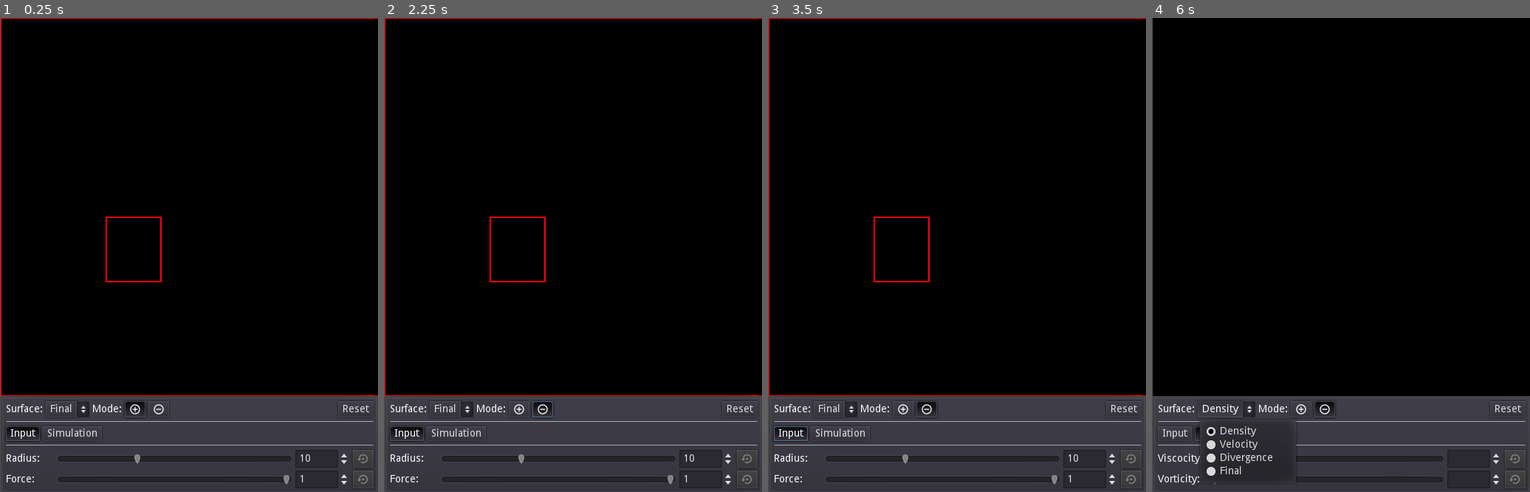
Above: before the commit, frames 1-4 (left to right).
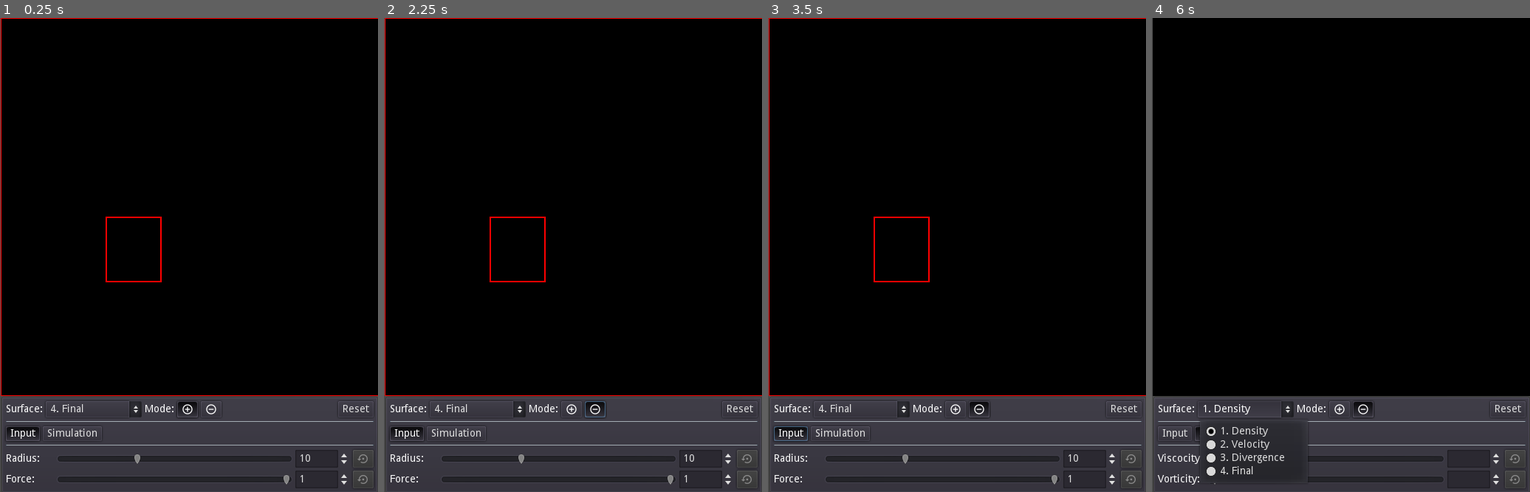
Above: after the commit, the same moments.

Repository: Chaosus/godot-fluid-dynamics
Game: Godot game, scene res://Test.tscn
The game is run twice, just before and just after one commit, with the same random seed, the same clock (stepped at 60 frames per second) and the same inputs.
Inputs (mouse positions are in pixels of both pictures, inside the frame that each line leads up to; where the layout moved, square brackets give the same spot in the first picture):
- Up to frame 1 (0.25 s): no input
- Up to frame 2 (2.25 s): click "Final" (after the commit: "4. Final") at 0.5 s; click (573, 411) [520, 411] at 1.25 s; click (595, 411) [542, 411] at 2 s
- Up to frame 3 (3.5 s): click "Input" at 2.75 s
- Up to frame 4 (6 s): click "Simulation" at 3.5 s; click "Reset" at 4.25 s; move the mouse to (1424, 231) at 5.02 s; hold E (switch_surface_forward) 5.03-5.75 s; tap C (clear) at 5.1 s; click (1424, 231) at 5.17 s; click "Density" (after the commit: "1. Density") at 5.75 s

The runs differ from the first frame. In frame 1, 0.5% of the frame differs, in the area x 13-58%, y 80-85%; in frame 2, 0.6%; in frame 3, 0.6%; in frame 4, 1.1%, in the area x 13-59%, y 80-97%.

Commit message:
Some enchantements...

Diff:
--- a/Modes.gd
+++ b/Modes.gd
@@ -1,8 +1,8 @@
 extends OptionButton
 
 func _ready() -> void:
-	add_item("Density")
-	add_item("Velocity")
-	add_item("Divergence")
-	add_item("Final")
+	add_item("1. Density")
+	add_item("2. Velocity")
+	add_item("3. Divergence")
+	add_item("4. Final")
 	select(3)
--- a/SimSlider.tscn
+++ b/SimSlider.tscn
@@ -1,7 +1,9 @@
 [gd_scene load_steps=3 format=2]
 
 [ext_resource path="res://scripts/SimSlider.gd" type="Script" id=1]
-[ext_resource path="res://resources/reset.png" type="Texture" id=2]
+[ext_resource path="res://ui/reset.png" type="Texture" id=2]
+
+
 
 [node name="SimSlider" type="HBoxContainer"]
 anchor_right = 1.0
--- a/Simulator.tscn
+++ b/Simulator.tscn
@@ -12,7 +12,7 @@
 [ext_resource path="res://shaders/divergence.shader" type="Shader" id=10]
 [ext_resource path="res://shaders/linsolve.shader" type="Shader" id=11]
 [ext_resource path="res://scripts/Final.gd" type="Script" id=12]
-[ext_resource path="res://firegrad.tres" type="Gradient" id=13]
+[ext_resource path="res://resources/firegrad.tres" type="Gradient" id=13]
 
 [sub_resource type="ImageTexture" id=1]
 flags = 3
--- a/Test.gd
+++ b/Test.gd
@@ -18,39 +18,32 @@
 const MAX_TAB = 2
 const MAX_SURF = 4
 
-var mode = 1
+var mode = 0
 
 func _ready() -> void:
 	sim.grab_focus()
+
+func set_surface(idx : int) -> void:
+	curr_surf = idx
+	mode_button.select(idx)
+	sim.change_mode(idx)
 
 func _process(_delta : float) -> void:
 	if Input.is_action_just_pressed("ui_cancel"):
 		get_tree().quit()
 
 	if Input.is_action_just_pressed("switch_surface_backward"):
-		curr_surf = wrapi(curr_surf - 1, 0, MAX_SURF)
-		mode_button.select(curr_surf)
-		sim.change_mode(curr_surf)
+		set_surface(wrapi(curr_surf - 1, 0, MAX_SURF))
 	if Input.is_action_just_pressed("switch_surface_forward"):
-		curr_surf = wrapi(curr_surf + 1, 0, MAX_SURF)
-		mode_button.select(curr_surf)
-		sim.change_mode(curr_surf)
-	if Input.is_action_just_pressed("mode_density"):
-		curr_surf = 0
-		mode_button.select(0)
-		sim.change_mode(0)
-	if Input.is_action_just_pressed("mode_velocity"):
-		curr_surf = 1
-		mode_button.select(1)
-		sim.change_mode(1)
-	if Input.is_action_just_pressed("mode_divergence"):
-		curr_surf = 2
-		mode_button.select(2)
-		sim.change_mode(2)
-	if Input.is_action_just_pressed("mode_final"):
-		curr_surf = 3
-		mode_button.select(3)
-		sim.change_mode(3)
+		set_surface(wrapi(curr_surf + 1, 0, MAX_SURF))
+	if Input.is_action_just_pressed("surf_density"):
+		set_surface(0)
+	if Input.is_action_just_pressed("surf_velocity"):
+		set_surface(1)
+	if Input.is_action_just_pressed("surf_divergence"):
+		set_surface(2)
+	if Input.is_action_just_pressed("surf_final"):
+		set_surface(3)
 
 	if Input.is_action_just_pressed("clear"):
 		sim.clear()
--- a/Test.tscn
+++ b/Test.tscn
@@ -3,13 +3,13 @@
 [ext_resource path="res://Test.gd" type="Script" id=1]
 [ext_resource path="res://Simulator.tscn" type="PackedScene" id=2]
 [ext_resource path="res://Modes.gd" type="Script" id=3]
-[ext_resource path="res://resources/add.png" type="Texture" id=4]
-[ext_resource path="res://resources/sub.png" type="Texture" id=5]
+[ext_resource path="res://ui/add.png" type="Texture" id=4]
+[ext_resource path="res://ui/sub.png" type="Texture" id=5]
 [ext_resource path="res://SimSlider.tscn" type="PackedScene" id=6]
 
+[sub_resource type="ButtonGroup" id=1]
+
 [sub_resource type="ButtonGroup" id=2]
-
-[sub_resource type="ButtonGroup" id=1]
 
 [node name="Test" type="Control"]
 margin_right = 526.0
@@ -31,6 +31,7 @@
 
 [node name="Simulator" parent="VBoxContainer" instance=ExtResource( 2 )]
 splat_radius = 10.0
+brush_mode = 0
 
 [node name="PanelContainer" type="PanelContainer" parent="VBoxContainer"]
 margin_top = 512.0
@@ -55,43 +56,44 @@
 
 [node name="MenuButton" type="OptionButton" parent="VBoxContainer/PanelContainer/VBox/HBoxContainer"]
 margin_left = 54.0
-margin_right = 144.0
-margin_bottom = 22.0
+margin_right = 184.0
+margin_bottom = 22.0
+rect_min_size = Vector2( 130, 0 )
 hint_tooltip = "Surface mode selector
 Use 'Q' and 'E' to switch between them"
 text = "Density"
 script = ExtResource( 3 )
 
 [node name="Mode" type="Label" parent="VBoxContainer/PanelContainer/VBox/HBoxContainer"]
-margin_left = 148.0
+margin_left = 188.0
 margin_top = 4.0
-margin_right = 188.0
+margin_right = 228.0
 margin_bottom = 18.0
 text = "Mode:"
 
 [node name="Add" type="Button" parent="VBoxContainer/PanelContainer/VBox/HBoxContainer"]
-margin_left = 192.0
-margin_right = 220.0
+margin_left = 232.0
+margin_right = 260.0
 margin_bottom = 22.0
 hint_tooltip = "Add mode
 Use 'Space' to switch between them"
 toggle_mode = true
 pressed = true
-group = SubResource( 2 )
+group = SubResource( 1 )
 icon = ExtResource( 4 )
 
 [node name="Sub" type="Button" parent="VBoxContainer/PanelContainer/VBox/HBoxContainer"]
-margin_left = 224.0
-margin_right = 252.0
+margin_left = 264.0
+margin_right = 292.0
 margin_bottom = 22.0
 hint_tooltip = "Subtract mode
 Use 'Space' to switch between them"
 toggle_mode = true
-group = SubResource( 2 )
+group = SubResource( 1 )
 icon = ExtResource( 5 )
 
 [node name="Control" type="Control" parent="VBoxContainer/PanelContainer/VBox/HBoxContainer"]
-margin_left = 256.0
+margin_left = 296.0
 margin_right = 446.0
 margin_bottom = 22.0
 size_flags_horizontal = 3
--- a/project.godot
+++ b/project.godot
@@ -32,17 +32,17 @@
 
 [input]
 
-mode_density={
+surf_density={
 "deadzone": 0.5,
 "events": [ Object(InputEventKey,"resource_local_to_scene":false,"resource_name":"","device":0,"alt":false,"shift":false,"control":true,"meta":false,"command":true,"pressed":false,"scancode":49,"unicode":0,"echo":false,"script":null)
  ]
 }
-mode_velocity={
+surf_velocity={
 "deadzone": 0.5,
 "events": [ Object(InputEventKey,"resource_local_to_scene":false,"resource_name":"","device":0,"alt":false,"shift":false,"control":true,"meta":false,"command":true,"pressed":false,"scancode":50,"unicode":0,"echo":false,"script":null)
  ]
 }
-mode_final={
+surf_final={
 "deadzone": 0.5,
 "events": [ Object(InputEventKey,"resource_local_to_scene":false,"resource_name":"","device":0,"alt":false,"shift":false,"control":true,"meta":false,"command":true,"pressed":false,"scancode":52,"unicode":0,"echo":false,"script":null)
  ]
@@ -52,7 +52,7 @@
 "events": [ Object(InputEventKey,"resource_local_to_scene":false,"resource_name":"","device":0,"alt":false,"shift":false,"control":false,"meta":false,"command":false,"pressed":false,"scancode":67,"unicode":0,"echo":false,"script":null)
  ]
 }
-mode_divergence={
+surf_divergence={
 "deadzone": 0.5,
 "events": [ Object(InputEventKey,"resource_local_to_scene":false,"resource_name":"","device":0,"alt":false,"shift":false,"control":true,"meta":false,"command":true,"pressed":false,"scancode":51,"unicode":0,"echo":false,"script":null)
  ]
Not shown: 2 places in Test.tscn that only renumber resources
Renamed: firegrad.tres -> resources/firegrad.tres
Renamed: resources/add.png -> ui/add.png
Not shown, changed: ui/add.png.import
Renamed: resources/reset.png -> ui/reset.png
Not shown, changed: ui/reset.png.import
Renamed: resources/sub.png -> ui/sub.png
Not shown, changed: ui/sub.png.import
